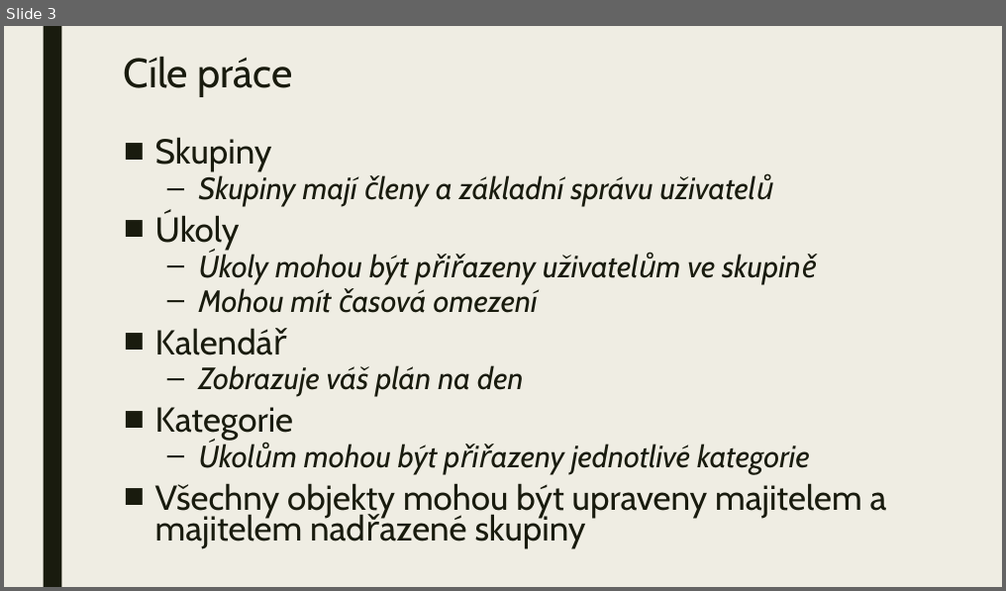
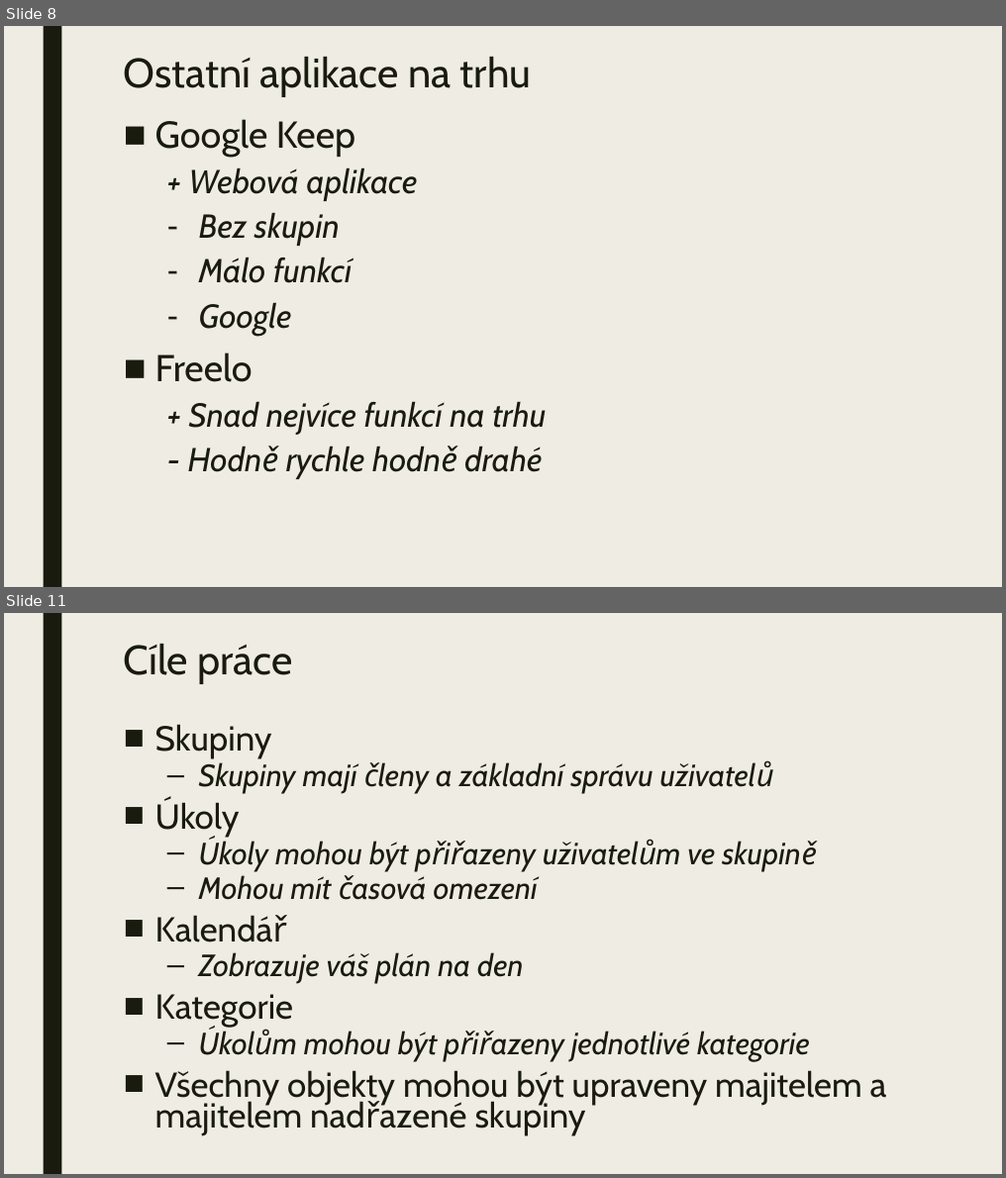
Before and after one commit to Aidam7/DuDat-Docs, a slide deck: Prezentace/Obhajoba.pptx. Shown one above the other, each under a label of ours: slide 3 before the commit, slides 8 and 11 after it; the slides between them are not shown. The pictures are 1006x591 and 1006x1178 pixels, drawn with LibreOffice and Linux fonts; fonts in the diff are those of the drawing; background and template pictures are left out. Boxes give left, top, right and bottom in pixels: in the first picture for what was removed or moved away, otherwise in the second. Text is boxed around its words. In the diff, an @@ line names an element or a change of style, - is before the commit and + after.

```diff
--- a/Prezentace/Obhajoba.pptx
+++ b/Prezentace/Obhajoba.pptx
@@ slide 8 added at [4,26,1002,587], background #EFEDE3; not listed: 1 template element that a slide beside it also shows @@
@@ title added at [124,57,532,97], 39.6 pt, text #191B0E @@
+Ostatní aplikace na trhu
@@ text added at [155,119,546,479], 32 pt, text #191B0E, italic @@
+■ Google Keep
+  + Webová aplikace
+  – Bez skupin
+  – Málo funkcí
+  – Google
+■ Freelo
+  + Snad nejvíce funkcí na trhu
+  - Hodně rychle hodně drahé
@@ what was slide 3 is now slide 11 @@
```
Also in this commit, not shown: 6 slides changed, 16 other slides added, 5 slides removed.
